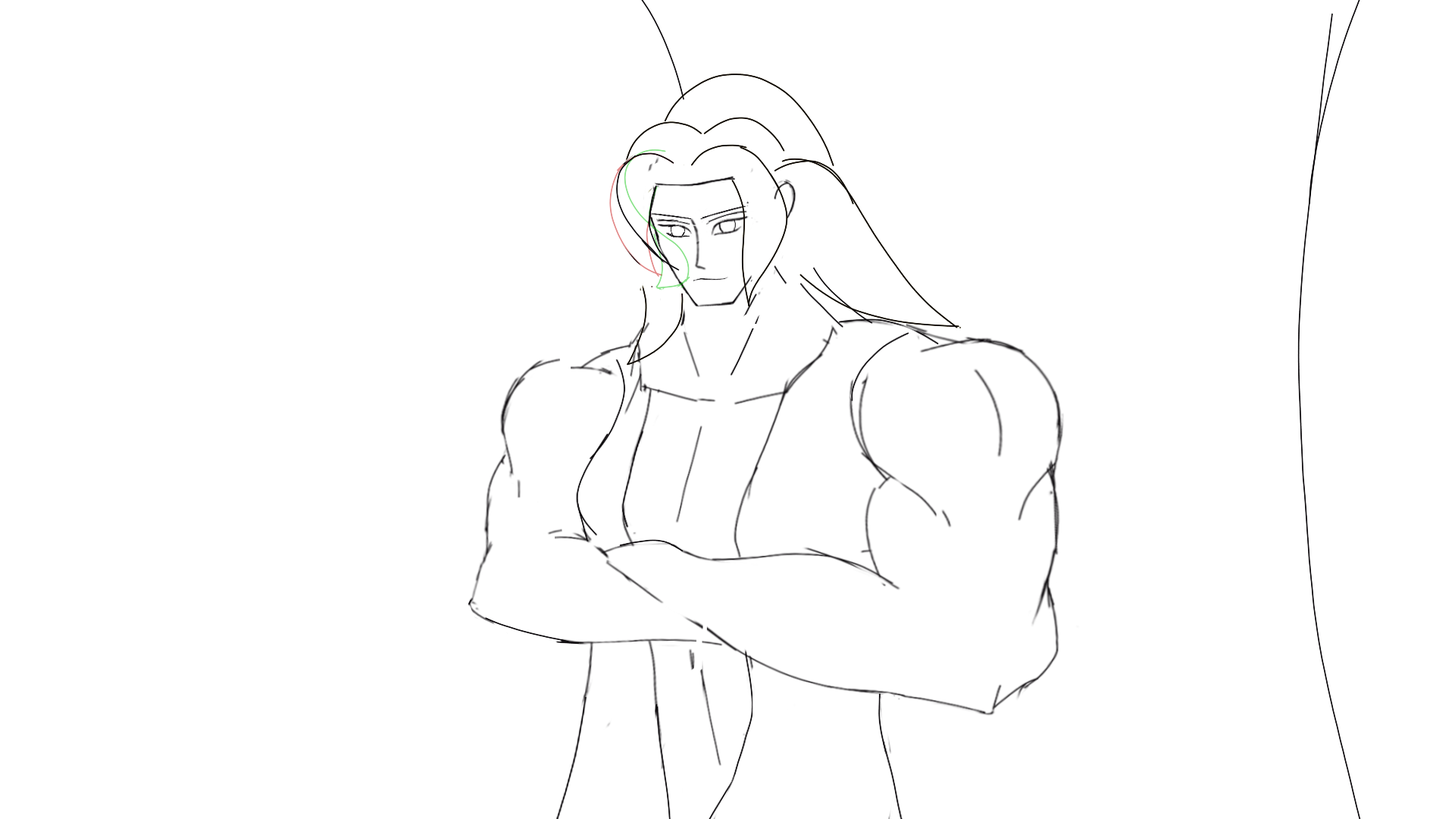
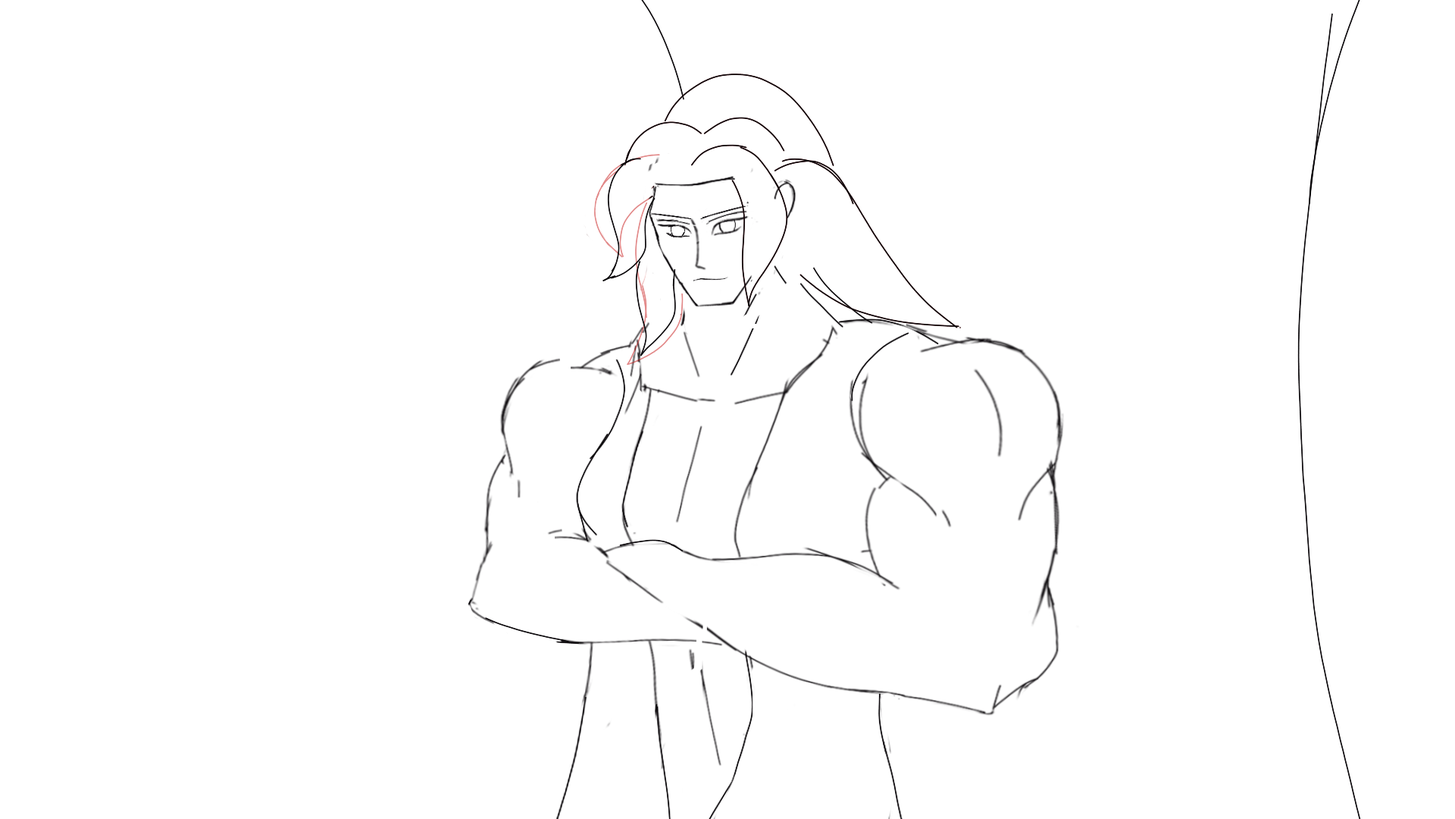
Layered file, before and after one edit (1455px x 819px). Changes by layer:
painted on "Paint Layer 6" over box(583, 73, 962, 366)
painted on "Paint Layer 2" over box(583, 73, 962, 366)
